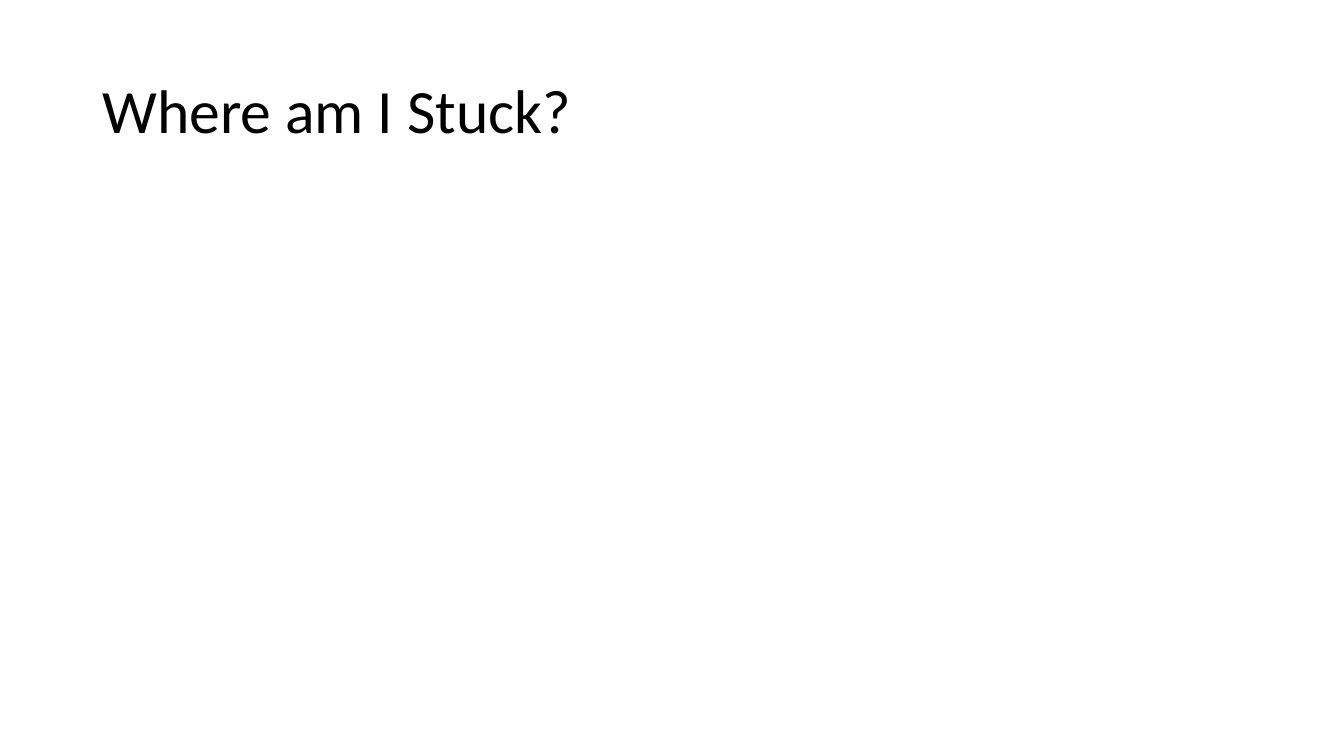
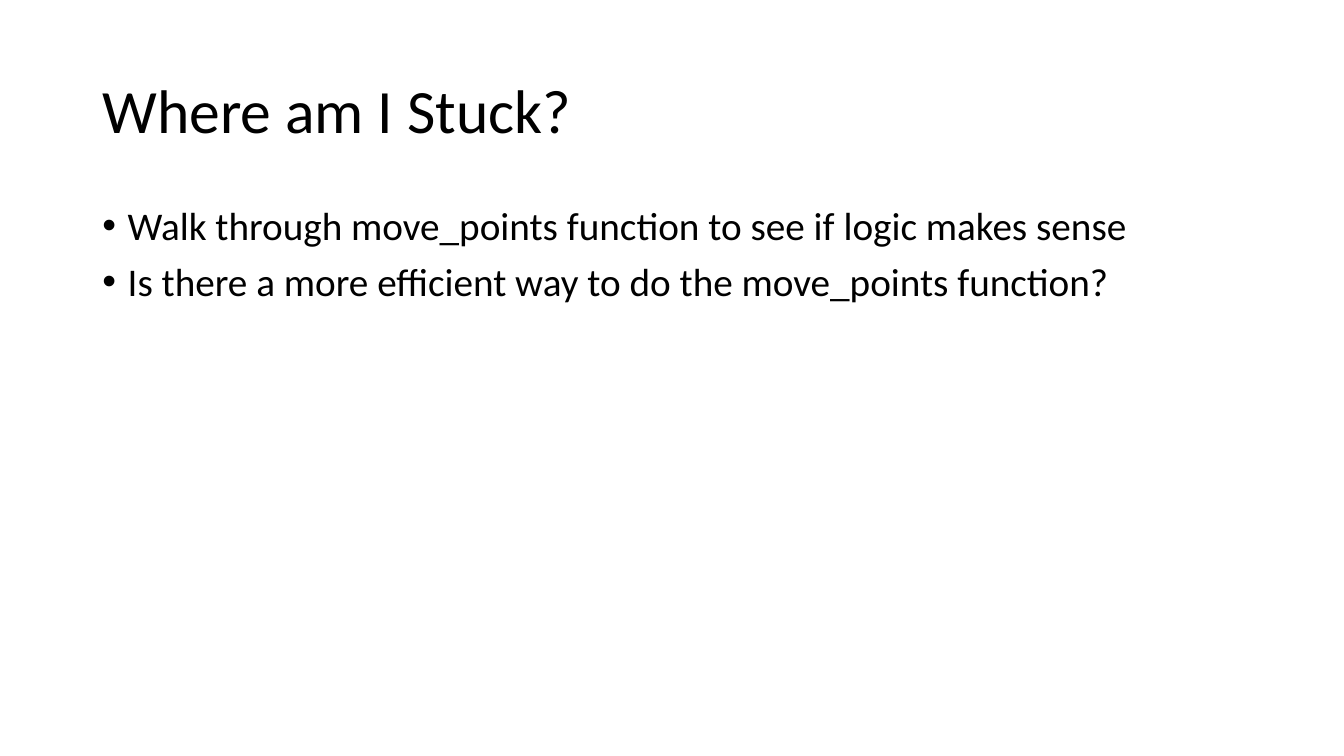
Before and after one commit to cawelch/hoop-never-misses, a slide deck: slide 6 of Weekly Presentations/Week 7.pptx (slide 5 before the commit). Drawn at 1344x756 pixels with LibreOffice and Linux fonts; fonts in the diff are those of the drawing. Boxes give left, top, right and bottom in pixels: in the first picture for what was removed or moved away, otherwise in the second. Text is boxed around its words. In the diff, an @@ line names an element or a change of style, - is before the commit and + after.

```diff
--- a/Weekly Presentations/Week 7.pptx
+++ b/Weekly Presentations/Week 7.pptx
@@ text added at (128,212,1126,303), 28 pt, text #000000 @@
+• Walk through move_points function to see if logic makes sense
+• Is there a more efficient way to do the move_points function?
```
Also in this commit, not shown: 4 other slides changed, 1 slide added, 1 other file.
